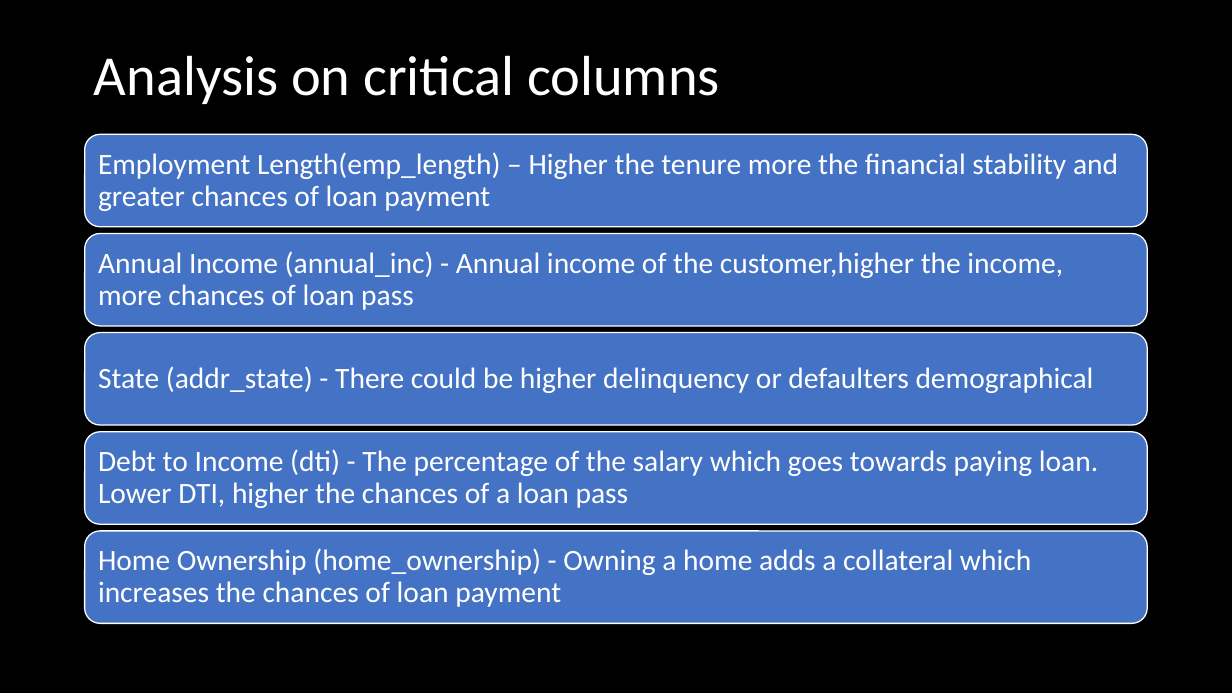
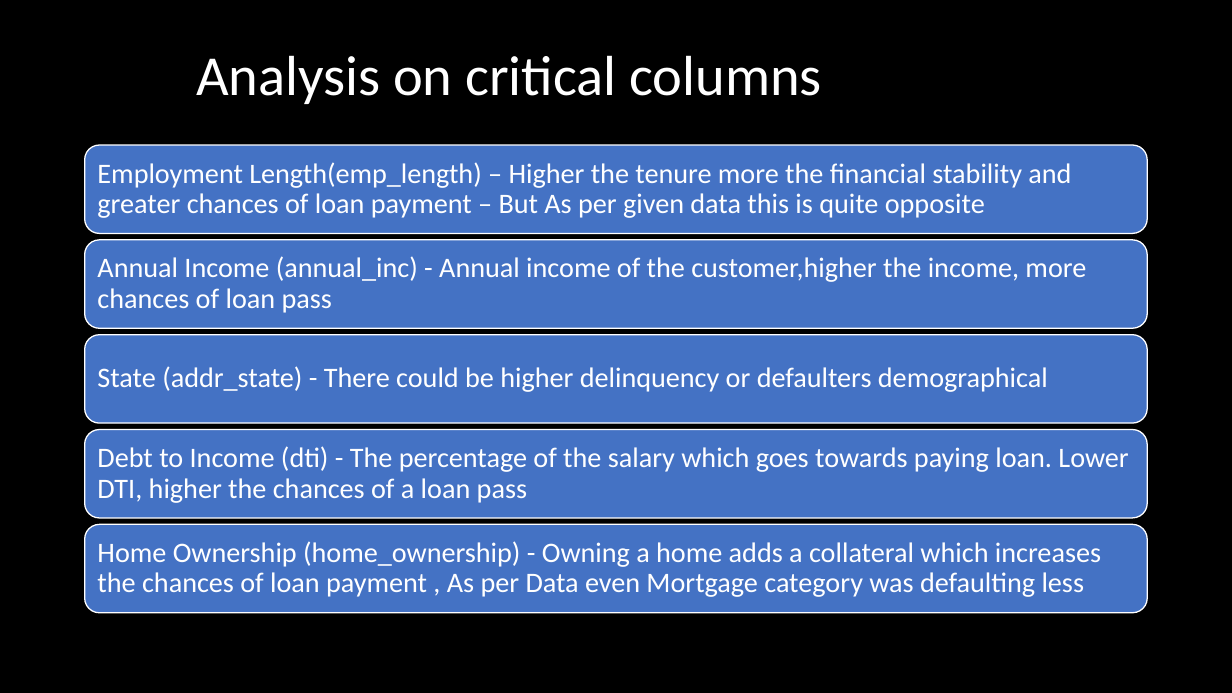
Before and after one commit to bineeshpc/case_study_01, a slide deck: slide 7 of UpGrad Case Study LendingClub.pptx. Drawn at 1232x693 pixels with LibreOffice and Linux fonts; fonts in the diff are those of the drawing. Boxes give left, top, right and bottom in pixels: in the first picture for what was removed or moved away, otherwise in the second. Text is boxed around its words. In the diff, an @@ line names an element or a change of style, - is before the commit and + after.

```diff
--- a/UpGrad Case Study LendingClub.pptx
+++ b/UpGrad Case Study LendingClub.pptx
@@ title "Analysis on critical columns": place and size @@
-title "Analysis on critical columns" at [94, 55, 720, 104]
+title "Analysis on critical columns" at [196, 55, 822, 104]
@@ rounded rectangle: place and size @@
-rounded rectangle at [85, 134, 1148, 226]
+rounded rectangle at [85, 145, 1148, 234]
@@ text at [97, 162, 1071, 218]: text changed; size 23 to 22 pt @@
-Employment Length(emp_length) – Higher the tenure more the financial stability and greater chances of loan payment
+Employment Length(emp_length) – Higher the tenure more the financial stability and greater chances of loan payment – But As per given data this is quite opposite
@@ rounded rectangle: place and size @@
-rounded rectangle at [85, 234, 1148, 326]
+rounded rectangle at [85, 240, 1148, 329]
@@ rounded rectangle: place and size @@
-rounded rectangle at [85, 432, 1148, 524]
+rounded rectangle at [85, 430, 1148, 518]
@@ size 23 to 22 pt in 3 elements at [97, 366, 1048, 392], [97, 256, 1086, 313], [97, 446, 1128, 503] @@
@@ rounded rectangle: place and size @@
-rounded rectangle at [85, 531, 1148, 624]
+rounded rectangle at [85, 524, 1148, 613]
@@ text at [97, 541, 1101, 597]: text changed; size 23 to 22 pt @@
-Home Ownership (home_ownership) - Owning a home adds a collateral which increases the chances of loan payment
+Home Ownership (home_ownership) - Owning a home adds a collateral which increases the chances of loan payment , As per Data even Mortgage category was defaulting less
```
Also in this commit, not shown: 3 other slides changed, 12 slides added, 1 slide removed.
